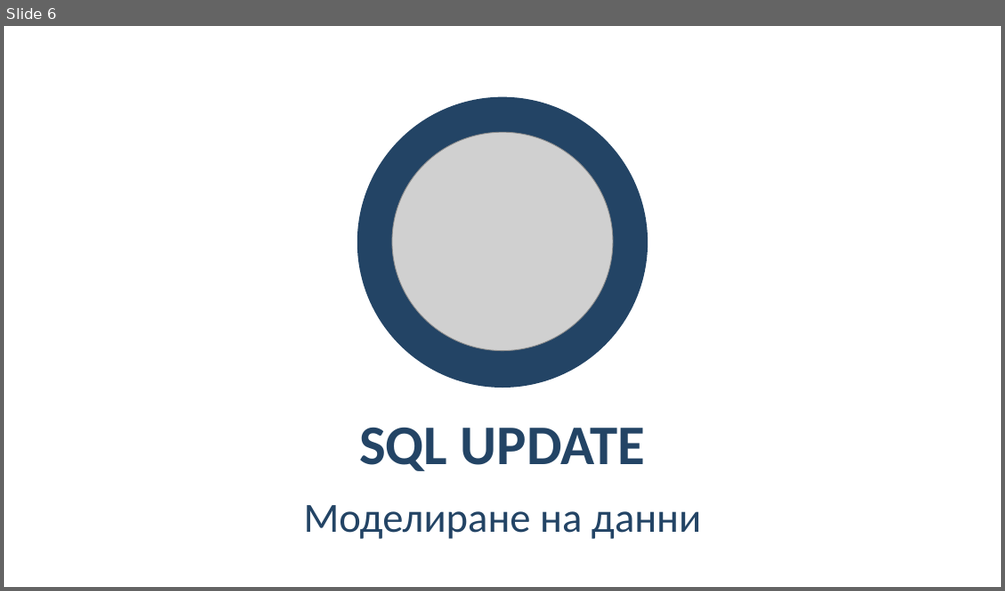
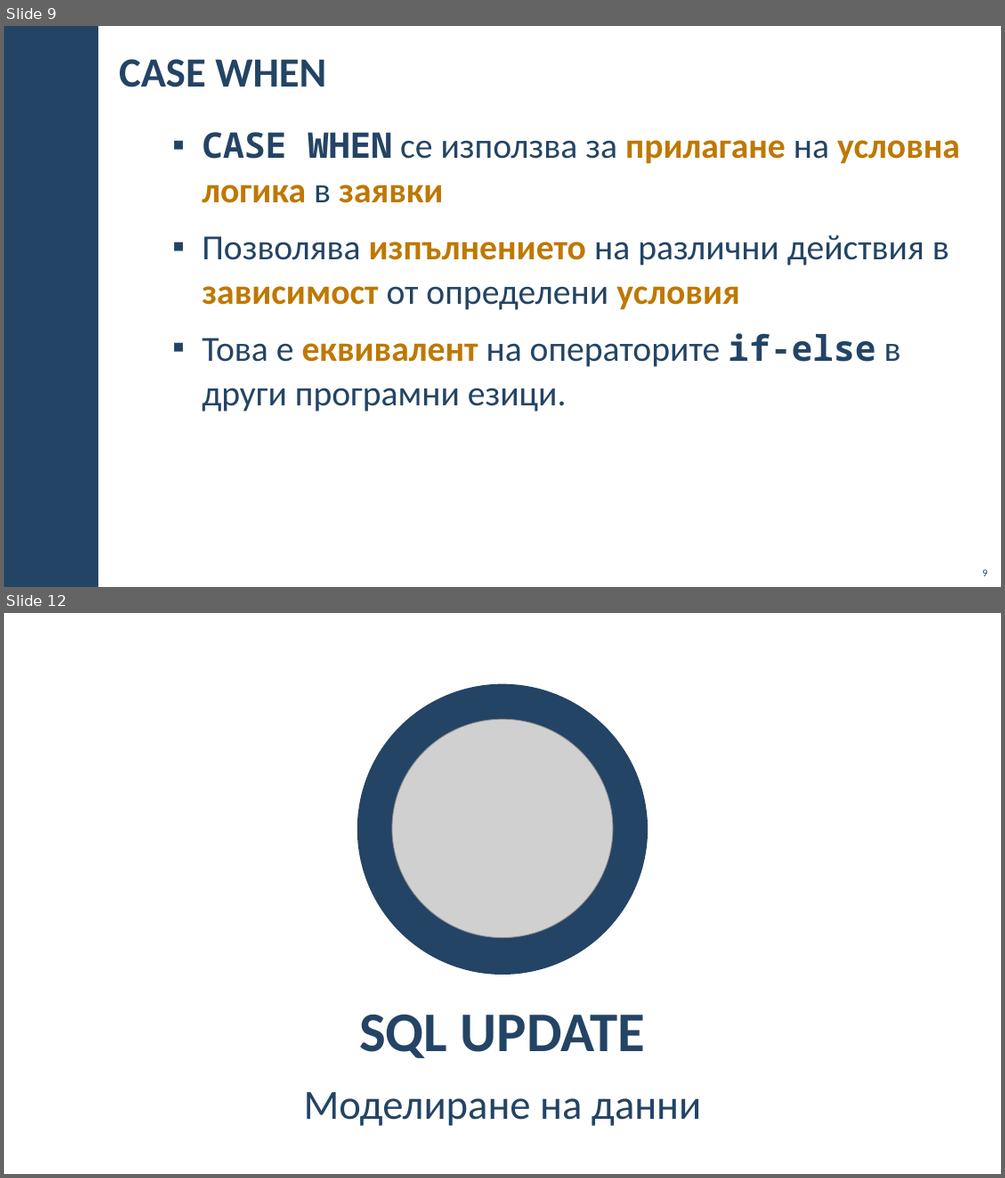
Before and after one commit to BG-IT-Edu/School-Programming, a slide deck: Courses/Software-Sciences/Module-3-Databases-New/05-SQL-INSERT-UPDATE-DELETE/05-SQL-INSERT-UPDATE-DELETE.pptx. Shown one above the other, each under a label of ours: slide 6 before the commit, slides 9 and 12 after it; the slides between them are not shown. The pictures are 1005x591 and 1005x1178 pixels, drawn with LibreOffice and Linux fonts; fonts in the diff are those of the drawing; grey boxes stand for pictures; background and template pictures are left out. Boxes give left, top, right and bottom in pixels: in the first picture for what was removed or moved away, otherwise in the second. Text is boxed around its words. In the diff, an @@ line names an element or a change of style, - is before the commit and + after.

```diff
--- a/Courses/Software-Sciences/Module-3-Databases-New/05-SQL-INSERT-UPDATE-DELETE/05-SQL-INSERT-UPDATE-DELETE.pptx
+++ b/Courses/Software-Sciences/Module-3-Databases-New/05-SQL-INSERT-UPDATE-DELETE/05-SQL-INSERT-UPDATE-DELETE.pptx
@@ slide 9 added at [4,26,1001,587], background #FFFFFF @@
@@ rectangle added at [4,26,98,587], fill #234465 @@
@@ title added at [119,59,326,87], 40 pt, text #234465, bold @@
+CASE WHEN
@@ text added at [202,132,960,411], 34 pt, text #234465 @@
+▪ CASE WHEN се използва за прилагане на условна логика в заявки
+▪ Позволява изпълнението на различни действия в зависимост от определени условия
+▪ Това е еквивалент на операторите if-else в други програмни езици.
@@ page number added at [982,569,987,576], 10 pt, text #234465 @@
+9
@@ what was slide 6 is now slide 12 @@
```
Also in this commit, not shown: 5 other slides added.
